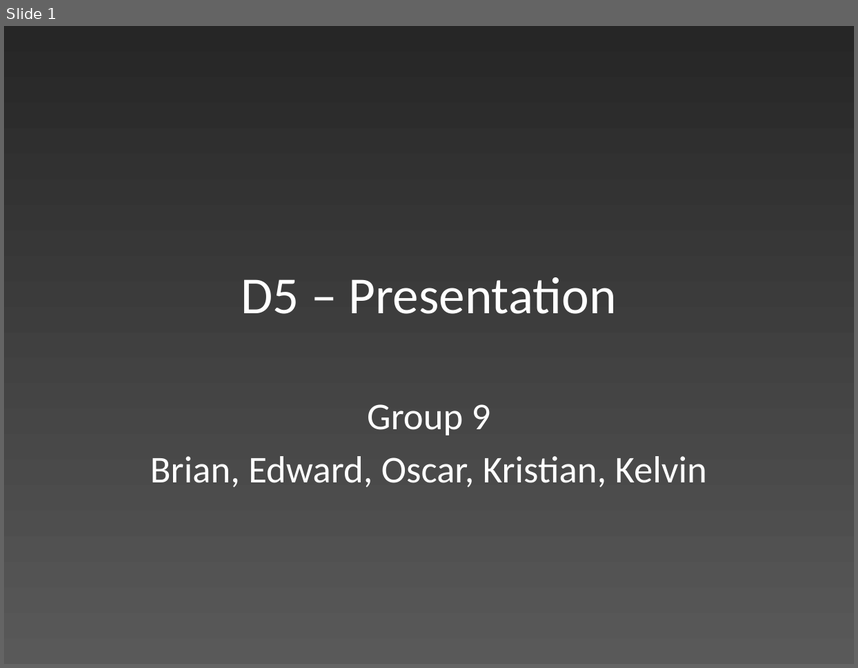
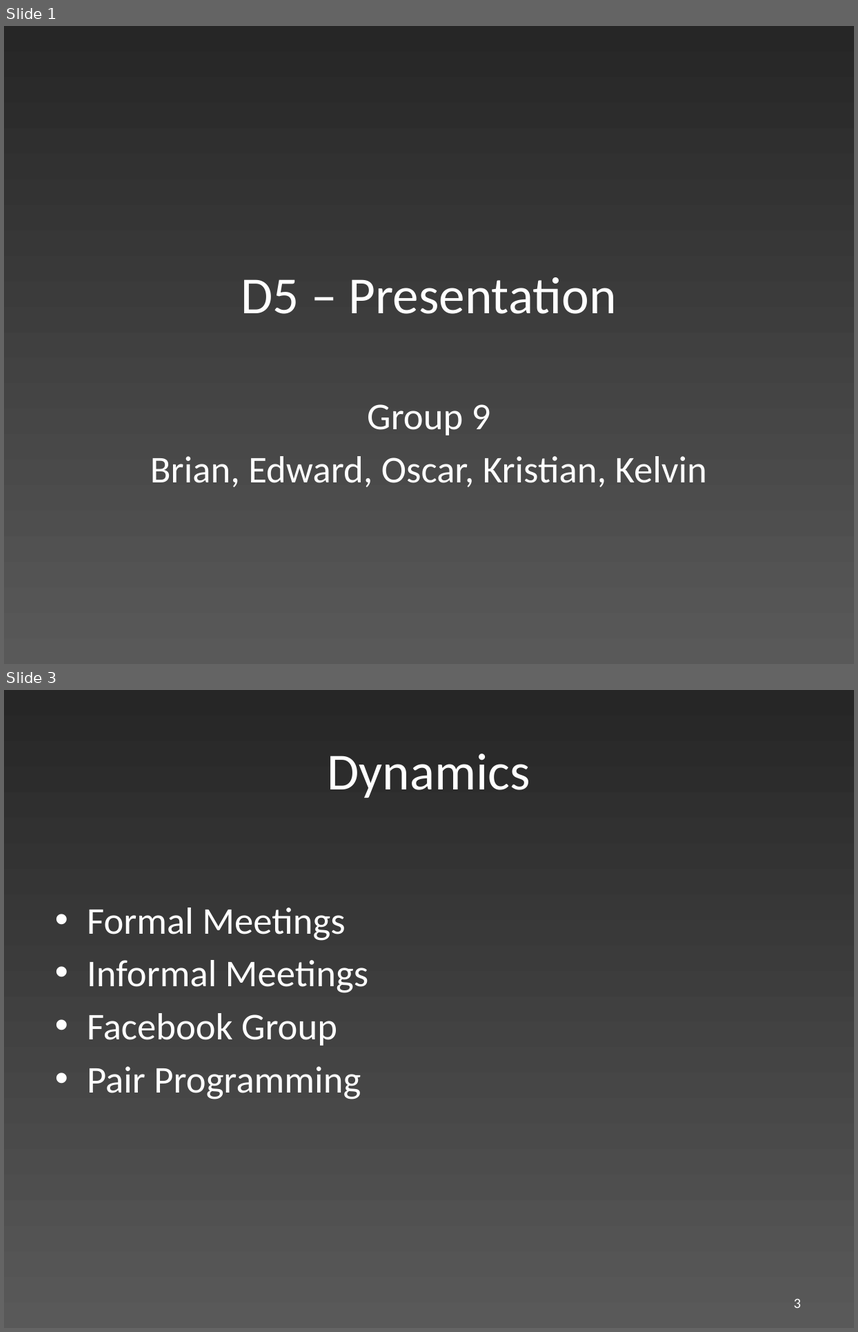
Before and after one commit to edderick/RunwayRedeclaration, a slide deck: doc/Final Presentation/Slides.pptx. Shown one above the other, each under a label of ours: slide 1 before the commit, slides 1 and 3 after it; the slides between them are not shown. The pictures are 858x668 and 858x1332 pixels, drawn with LibreOffice and Linux fonts; fonts in the diff are those of the drawing. Boxes give left, top, right and bottom in pixels: in the first picture for what was removed or moved away, otherwise in the second. Text is boxed around its words. In the diff, an @@ line names an element or a change of style, - is before the commit and + after.

```diff
--- a/doc/Final Presentation/Slides.pptx
+++ b/doc/Final Presentation/Slides.pptx
@@ slide 3 added at (4,690,854,1328), background gradient #595959 to #262626 @@
@@ title added at (327,753,530,798), 44 pt, text #FFFFFF @@
+Dynamics
@@ text added at (87,907,368,1099), 32 pt, text #FFFFFF @@
+• Formal Meetings
+• Informal Meetings
+• Facebook Group
+• Pair Programming
@@ page number added at (794,1299,801,1308), 12 pt, text #FFFFFF @@
+3
```
Also in this commit, not shown: 1 slide changed, 1 other slide added, 2 slides removed.
